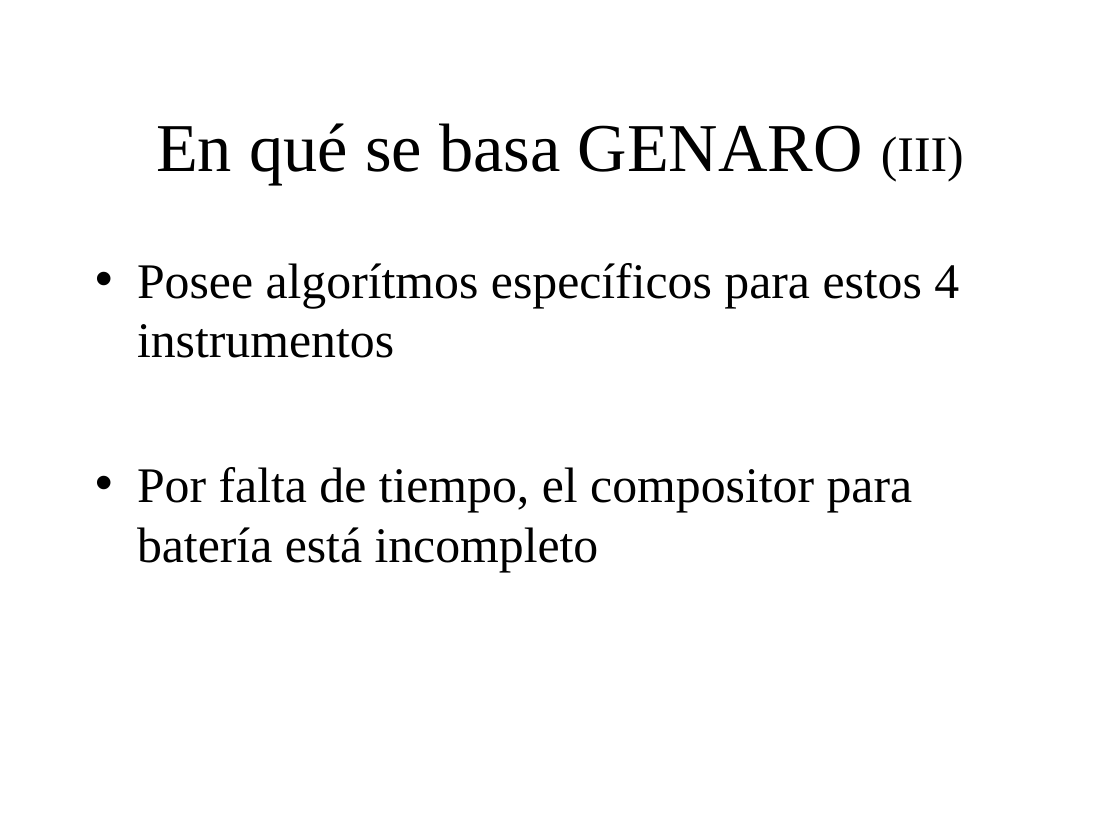
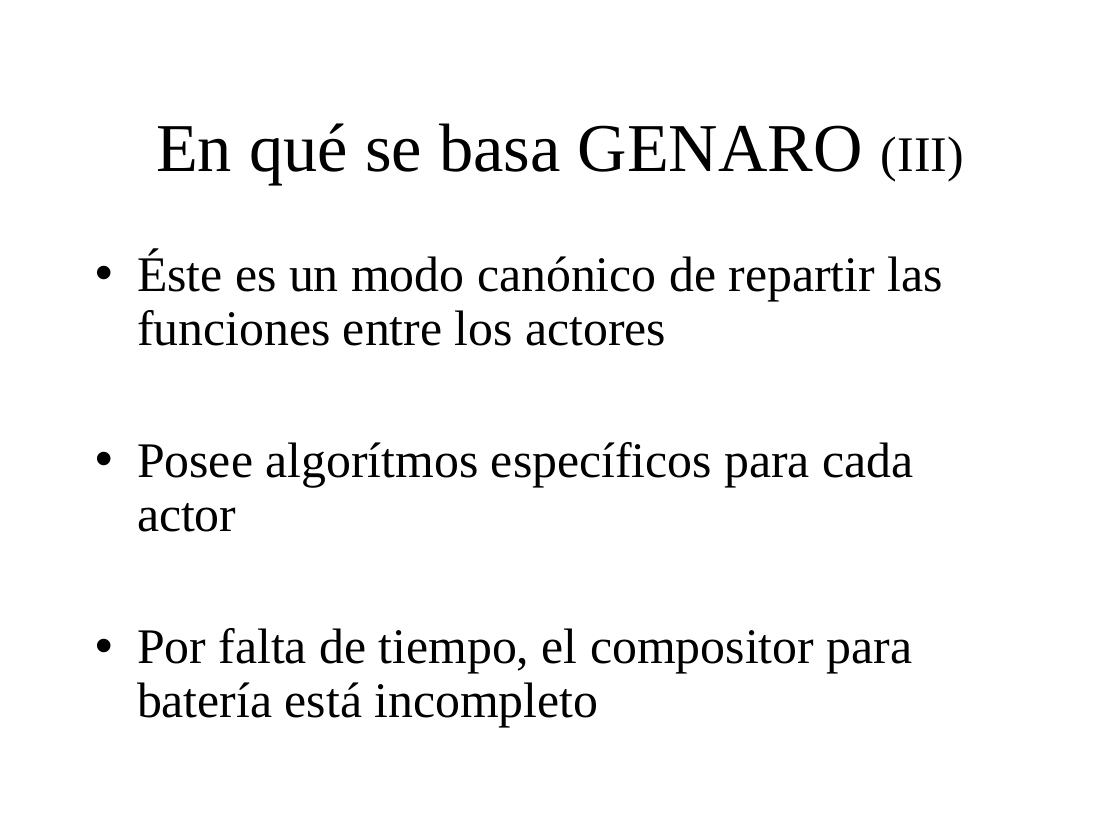
Before and after one commit to BackupTheBerlios/genaro, a slide deck: slide 10 of Documentos/MemoriaSSII/presentacion_proyecto.ppt (slide 9 before the commit). Drawn at 1120x840 pixels with LibreOffice and Linux fonts; fonts in the diff are those of the drawing; background and template pictures are left out. Boxes give left, top, right and bottom in pixels: in the first picture for what was removed or moved away, otherwise in the second. Text is boxed around its words. In the diff, an @@ line names an element or a change of style, - is before the commit and + after.

```diff
--- a/Documentos/MemoriaSSII/presentacion_proyecto.ppt
+++ b/Documentos/MemoriaSSII/presentacion_proyecto.ppt
@@ text at (137,252,942,532): text changed @@
-• Posee algorítmos específicos para estos 4 instrumentos
+• Éste es un modo canónico de repartir las funciones entre los actores
+• Posee algorítmos específicos para cada actor
@@ text at (137,628,913,727): line spacing 1 to 0.9 @@
```
Also in this commit, not shown: 29 other slides changed, 6 slides added.
